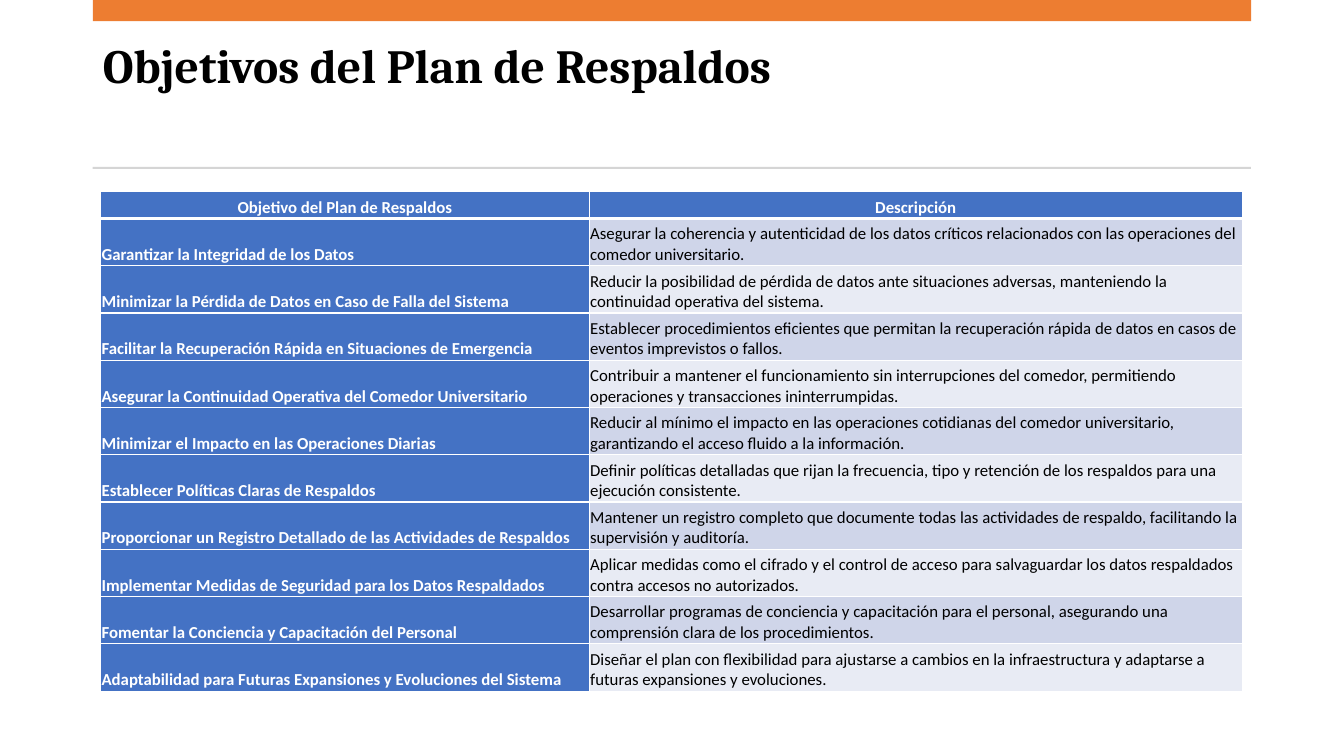
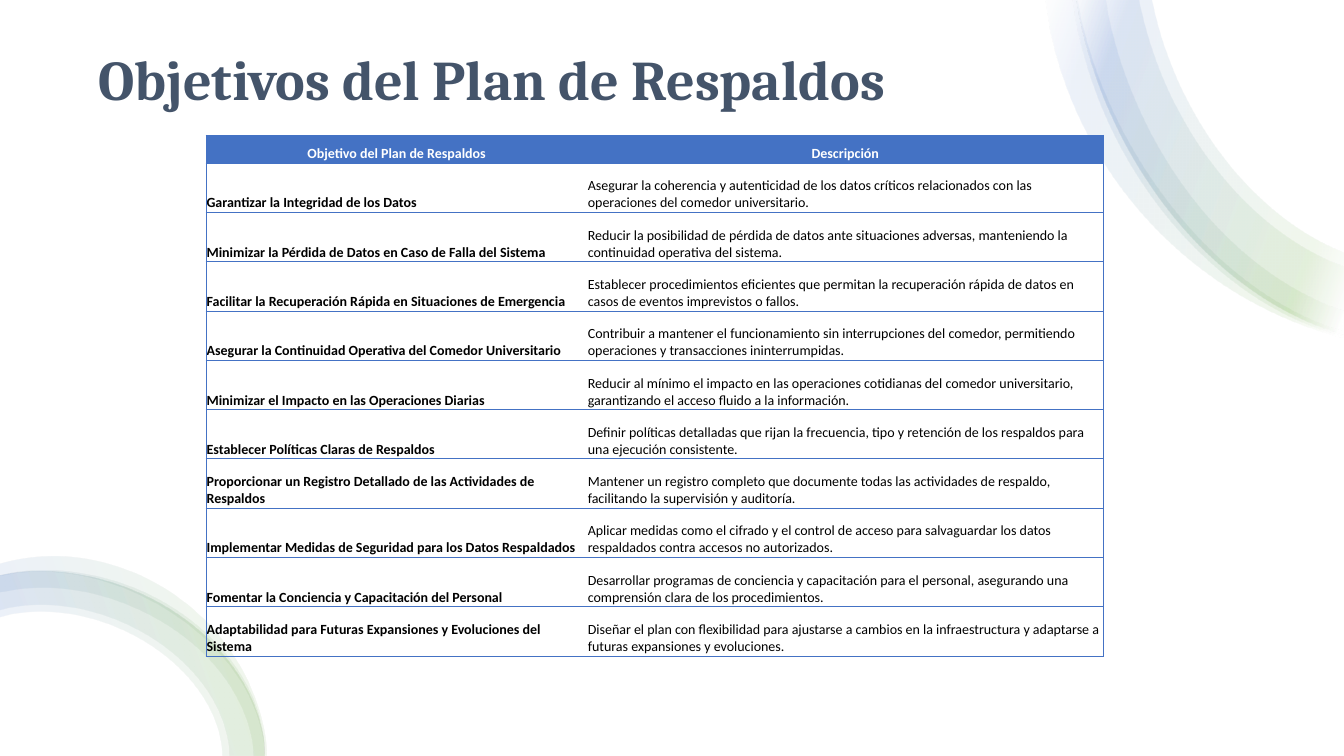
Before and after one commit to eduard165/APIComedor, a slide deck: slide 22 of Docs/Nuevo Presentación de Microsoft PowerPoint.pptx (slide 20 before the commit). Drawn at 1344x756 pixels with LibreOffice and Linux fonts; fonts in the diff are those of the drawing. Boxes give left, top, right and bottom in pixels: in the first picture for what was removed or moved away, otherwise in the second. Text is boxed around its words. In the diff, an @@ line names an element or a change of style, - is before the commit and + after.

```diff
--- a/Docs/Nuevo Presentación de Microsoft PowerPoint.pptx
+++ b/Docs/Nuevo Presentación de Microsoft PowerPoint.pptx
@@ rectangle added at (x1=0, y1=0, x2=1344, y2=756), fill #FFFFFF @@
@@ rectangle removed at (x1=93, y1=0, x2=1251, y2=21) @@
@@ group added at (x1=1045, y1=0, x2=1344, y2=338): 4 freeform shapes @@
@@ title "Objetivos del Plan de Respaldos" moved from (x1=103, y1=50, x2=771, y2=93) to (x1=99, y1=61, x2=885, y2=112) @@
@@ title "Objetivos del Plan de Respaldos" at (x1=99, y1=61, x2=885, y2=112): size 34 to 40 pt, text colour #000000 to #44546A @@
@@ table at (x1=206, y1=135, x2=1103, y2=659) @@
@@ fill #4472C4 to none in 12 cells @@
@@ fill #CFD5EA to none in 5 cells @@
@@ fill #E9EBF5 to none in 5 cells @@
@@ size 12 to 10 pt @@
@@ text colour #FFFFFF to #000000 in "Garantizar la Integridad de los Datos", "Minimizar la Pérdida de Datos en Caso ...", "Facilitar la Recuperación Rápida en Situaciones de ...", "Asegurar la Continuidad Operativa del Comedor Universitario" and 6 more places @@
@@ borders changed @@
@@ table resized from (x1=101, y1=192, x2=1243, y2=692) to (x1=206, y1=135, x2=1103, y2=659) @@
@@ rectangle removed at (x1=93, y1=166, x2=1251, y2=168) @@
@@ group added at (x1=0, y1=557, x2=266, y2=756): 4 freeform shapes @@
```
Also in this commit, not shown: 8 other slides changed, 2 slides added, 2 other files.
